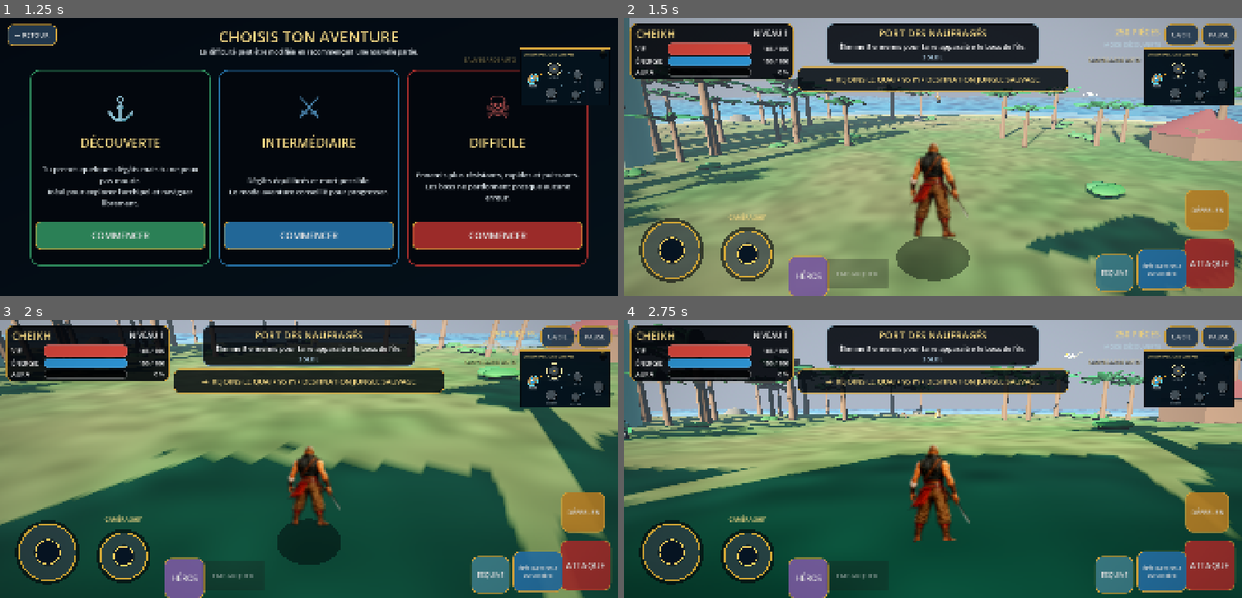
Above: before the commit, frames 1-4 (two rows, left to right).
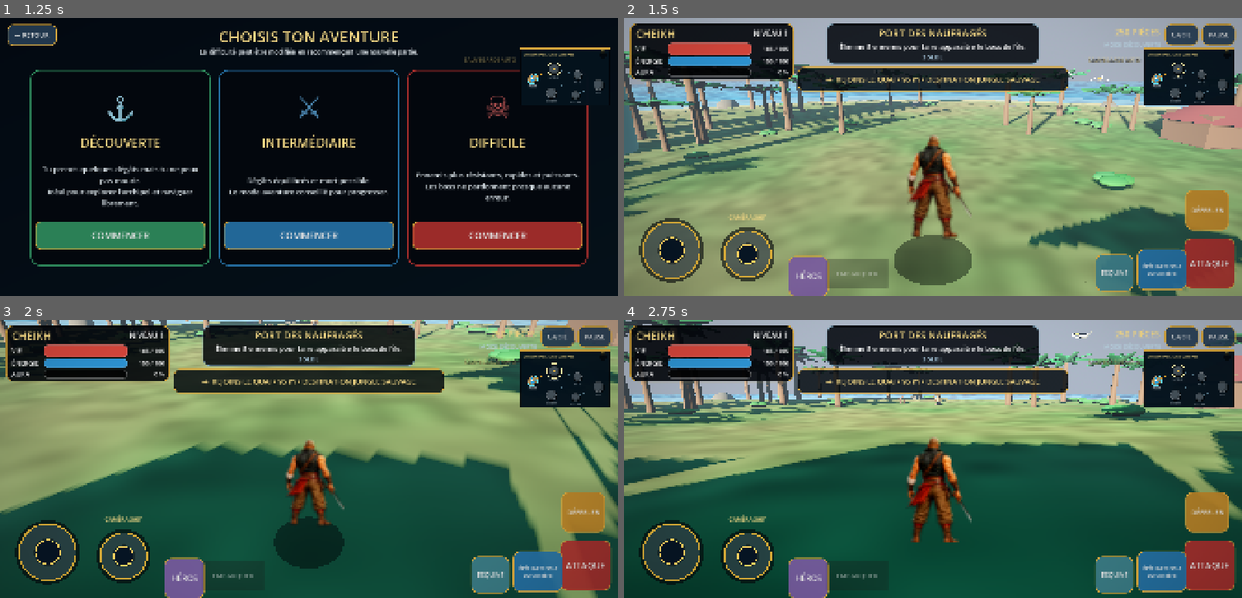
Above: after the commit, the same moments.

Repository: Chasmet/Chk-pirate-warrior-
Game: Godot game, scene res://scenes/main.tscn
Same seed, same stepped clock (60 frames per second), same inputs: the game is played once before the commit and once after it.
Inputs (mouse positions are in pixels of both pictures, inside the frame that each line leads up to):
- Up to frame 1 (1.25 s): click (123, 84) at 0.52 s
- Up to frame 2 (1.5 s): click "COMMENCER" at 1.25 s
- Up to frame 3 (2 s): no input
- Up to frame 4 (2.75 s): drag from (1038, 495) to (994, 397) at 2.02 s

Frame 1 is identical in both runs. In frame 2, 24% of the frame differs, in the area x 0-100%, y 0-100%; in frame 3, 17%; in frame 4, 23%.

Commit message:
fix: empêcher la caméra de traverser l'océan et le relief

Diff:
--- a/godot/scripts/third_person_camera_guard.gd
+++ b/godot/scripts/third_person_camera_guard.gd
@@ -1,11 +1,15 @@
 extends Node
 
-# Caméra réellement proche pour les héros 2D dans le monde 3D.
-const LAND_DISTANCE := 3.25
-const LAND_RUN_DISTANCE := 3.65
-const BOAT_DISTANCE := 11.5
-const BOAT_RUN_DISTANCE := 13.0
-const BOAT_REAR_QUARTER_BIAS := 0.26
+# Autorité unique de caméra troisième personne.
+# Aucun autre script ne doit déplacer CameraJoueur directement.
+const LAND_DISTANCE := 3.05
+const LAND_RUN_DISTANCE := 3.40
+const BOAT_DISTANCE := 9.8
+const BOAT_RUN_DISTANCE := 11.2
+const BOAT_REAR_QUARTER_BIAS := 0.22
+const LAND_MIN_CLEARANCE := 0.72
+const WATER_CAMERA_FLOOR := PlayerController.BOAT_WATERLINE + 1.85
+const BOAT_CAMERA_FLOOR := PlayerController.BOAT_WATERLINE + 3.35
 
 var player: PlayerController
 var was_boat_mode := false
@@ -22,14 +26,14 @@
 			return
 		if not player_logged:
 			player_logged = true
-			print("CHK_CLOSE_CAMERA_PLAYER_FOUND name=%s" % player.name)
+			print("CHK_CAMERA_SINGLE_AUTHORITY player=%s" % player.name)
 
 	if not is_instance_valid(player.camera_pivot) or not is_instance_valid(player.camera_arm) or not is_instance_valid(player.camera):
 		return
 
 	player.camera.current = true
 	player.camera.top_level = true
-	player.camera.near = 0.05
+	player.camera.near = 0.08
 	player.camera.far = 1500.0
 	player.camera_arm.collision_mask = 1
 
@@ -45,70 +49,99 @@
 	var speed := Vector2(player.velocity.x, player.velocity.z).length()
 	var speed_ratio := clampf(speed / maxf(player._movement_speed(), 0.1), 0.0, 1.0)
 	var distance := lerpf(LAND_DISTANCE, LAND_RUN_DISTANCE, speed_ratio)
-	var pitch := clampf(player.camera_pitch, -0.38, 0.10)
-	var anchor := player.global_position + Vector3(0.0, hero_height * 0.72, 0.0)
-	anchor += Vector3(player.velocity.x, 0.0, player.velocity.z) * 0.014
+	var pitch := clampf(player.camera_pitch, -0.30, 0.06)
+	var anchor := player.global_position + Vector3(0.0, hero_height * 0.70, 0.0)
+	anchor += Vector3(player.velocity.x, 0.0, player.velocity.z) * 0.010
 
 	var orbit := Basis(Vector3.UP, player.camera_yaw)
 	var back := orbit.z.normalized()
 	var right := orbit.x.normalized()
 	var horizontal_distance := cos(pitch) * distance
-	var vertical_offset := 0.78 - sin(pitch) * distance
-	var desired_position := anchor + back * horizontal_distance + Vector3.UP * vertical_offset + right * 0.32
-	desired_position.y = maxf(desired_position.y, player.global_position.y + 0.68)
-	desired_position = _collision_safe_position(anchor, desired_position)
-	desired_position.y = maxf(desired_position.y, player.global_position.y + 0.58)
+	var vertical_offset := 1.02 - sin(pitch) * distance
+	var desired_position := anchor + back * horizontal_distance + Vector3.UP * vertical_offset + right * 0.24
+	var minimum_y := maxf(player.global_position.y + LAND_MIN_CLEARANCE, WATER_CAMERA_FLOOR)
+	desired_position = _collision_safe_position(anchor, desired_position, minimum_y, 1.65)
+	desired_position = _lift_above_surface(desired_position, minimum_y, 0.62)
 
-	_move_camera(desired_position, delta, snap_now, 14.0)
-	player.camera.look_at(anchor + Vector3.UP * 0.08, Vector3.UP)
-	player.camera.fov = lerpf(player.camera.fov, lerpf(52.0, 56.0, speed_ratio), 1.0 - exp(-8.0 * delta))
+	_move_camera(desired_position, delta, snap_now, 16.0)
+	player.camera.look_at(anchor + Vector3.UP * 0.05, Vector3.UP)
+	player.camera.fov = lerpf(player.camera.fov, lerpf(49.0, 52.5, speed_ratio), 1.0 - exp(-9.0 * delta))
 	player.camera_arm.spring_length = distance
 	_force_hero_visible(false)
 
 func _update_boat_camera(delta: float, snap_now: bool) -> void:
 	var speed_ratio := clampf(absf(player.boat_speed) / PlayerController.BOAT_MAX_SPEED, 0.0, 1.0)
 	var distance := lerpf(BOAT_DISTANCE, BOAT_RUN_DISTANCE, speed_ratio)
-	var pitch := clampf(player.camera_pitch, -0.40, -0.08)
+	var pitch := clampf(player.camera_pitch, -0.34, -0.08)
 	var velocity_flat := Vector3(player.velocity.x, 0.0, player.velocity.z)
-	var anchor := player.global_position + Vector3(0.0, 2.55, 0.28) + velocity_flat * 0.045
+	var anchor := player.global_position + Vector3(0.0, 2.70, 0.35) + velocity_flat * 0.035
 	var camera_heading := player.camera_yaw + BOAT_REAR_QUARTER_BIAS
 	var orbit := Basis(Vector3.UP, camera_heading)
 	var back := orbit.z.normalized()
 	var right := orbit.x.normalized()
 	var horizontal_distance := cos(pitch) * distance
-	var vertical_offset := 2.15 - sin(pitch) * 4.2 + speed_ratio * 0.25
-	var desired_position := anchor + back * horizontal_distance + Vector3.UP * vertical_offset + right * 0.95
-	desired_position.y = maxf(desired_position.y, PlayerController.BOAT_WATERLINE + 2.8)
-	desired_position = _collision_safe_position(anchor, desired_position)
-	desired_position.y = maxf(desired_position.y, PlayerController.BOAT_WATERLINE + 2.6)
+	var vertical_offset := 2.55 - sin(pitch) * 3.6 + speed_ratio * 0.20
+	var desired_position := anchor + back * horizontal_distance + Vector3.UP * vertical_offset + right * 0.80
+	desired_position = _collision_safe_position(anchor, desired_position, BOAT_CAMERA_FLOOR, 4.0)
+	desired_position = _lift_above_surface(desired_position, BOAT_CAMERA_FLOOR, 1.10)
 
-	_move_camera(desired_position, delta, snap_now, 11.0)
-	player.camera.look_at(anchor + velocity_flat * 0.035 + Vector3(0.0, -0.18, -0.35), Vector3.UP)
-	player.camera.fov = lerpf(player.camera.fov, lerpf(56.0, 61.0, speed_ratio), 1.0 - exp(-7.0 * delta))
+	_move_camera(desired_position, delta, snap_now, 12.0)
+	player.camera.look_at(anchor + velocity_flat * 0.025 + Vector3(0.0, -0.12, -0.28), Vector3.UP)
+	player.camera.fov = lerpf(player.camera.fov, lerpf(54.0, 58.0, speed_ratio), 1.0 - exp(-8.0 * delta))
 	player.camera_arm.spring_length = distance
 	_force_hero_visible(true)
 
 func _move_camera(desired_position: Vector3, delta: float, snap_now: bool, smoothing: float) -> void:
-	if snap_now or player.camera.global_position.distance_to(desired_position) > 16.0:
+	if snap_now or player.camera.global_position.distance_to(desired_position) > 10.0:
 		player.camera.global_position = desired_position
 	else:
 		player.camera.global_position = player.camera.global_position.lerp(desired_position, 1.0 - exp(-smoothing * delta))
 
-func _collision_safe_position(anchor: Vector3, desired_position: Vector3) -> Vector3:
+func _collision_safe_position(anchor: Vector3, desired_position: Vector3, minimum_y: float, minimum_distance: float) -> Vector3:
+	var corrected := desired_position
 	if not is_instance_valid(player) or player.get_world_3d() == null:
-		return desired_position
+		corrected.y = maxf(corrected.y, minimum_y)
+		return corrected
+
 	var query := PhysicsRayQueryParameters3D.create(anchor, desired_position)
 	query.exclude = [player.get_rid()]
 	query.collide_with_areas = false
 	query.collision_mask = 1
+	query.hit_from_inside = true
 	var hit := player.get_world_3d().direct_space_state.intersect_ray(query)
-	if hit.is_empty():
-		return desired_position
-	var hit_position: Vector3 = hit.get("position", desired_position)
-	var hit_normal: Vector3 = hit.get("normal", Vector3.UP)
-	var corrected := hit_position + hit_normal * 0.28
-	# On ne repousse jamais la caméra derrière l'obstacle : elle se rapproche
-	# temporairement du héros au lieu de traverser un arbre, un mur ou le sol.
+	if not hit.is_empty():
+		var hit_position: Vector3 = hit.get("position", desired_position)
+		var hit_normal: Vector3 = hit.get("normal", Vector3.UP)
+		corrected = hit_position + hit_normal * 0.42
+		var offset := corrected - anchor
+		if offset.length() < minimum_distance:
+			var safe_direction := (desired_position - anchor).normalized()
+			if safe_direction.length_squared() < 0.1:
+				safe_direction = Vector3(0.0, 0.25, 1.0).normalized()
+			corrected = anchor + safe_direction * minimum_distance
+	corrected.y = maxf(corrected.y, minimum_y)
+	return corrected
+
+func _lift_above_surface(position: Vector3, minimum_y: float, clearance: float) -> Vector3:
+	var corrected := position
+	corrected.y = maxf(corrected.y, minimum_y)
+	if not is_instance_valid(player) or player.get_world_3d() == null:
+		return corrected
+
+	var ray_start := Vector3(position.x, maxf(position.y + 8.0, player.global_position.y + 14.0), position.z)
+	var ray_end := Vector3(position.x, minf(position.y - 18.0, player.global_position.y - 10.0), position.z)
+	var query := PhysicsRayQueryParameters3D.create(ray_start, ray_end)
+	query.exclude = [player.get_rid()]
+	query.collide_with_areas = false
+	query.collision_mask = 1
+	query.hit_from_inside = true
+	var hit := player.get_world_3d().direct_space_state.intersect_ray(query)
+	if not hit.is_empty():
+		var surface_position: Vector3 = hit.get("position", corrected)
+		var surface_normal: Vector3 = hit.get("normal", Vector3.UP)
+		if surface_normal.y > 0.20:
+			corrected.y = maxf(corrected.y, surface_position.y + clearance)
+	corrected.y = maxf(corrected.y, minimum_y)
 	return corrected
 
 func _force_hero_visible(on_boat: bool) -> void:
@@ -126,7 +159,7 @@
 	sprite.no_depth_test = false
 	sprite.billboard = BaseMaterial3D.BILLBOARD_FIXED_Y
 	sprite.alpha_cut = SpriteBase3D.ALPHA_CUT_DISCARD
-	sprite.alpha_scissor_threshold = 0.055
+	sprite.alpha_scissor_threshold = 0.060
 	sprite.render_priority = 8
 	sprite.pixel_size = float(profile["pixel_size"])
 
